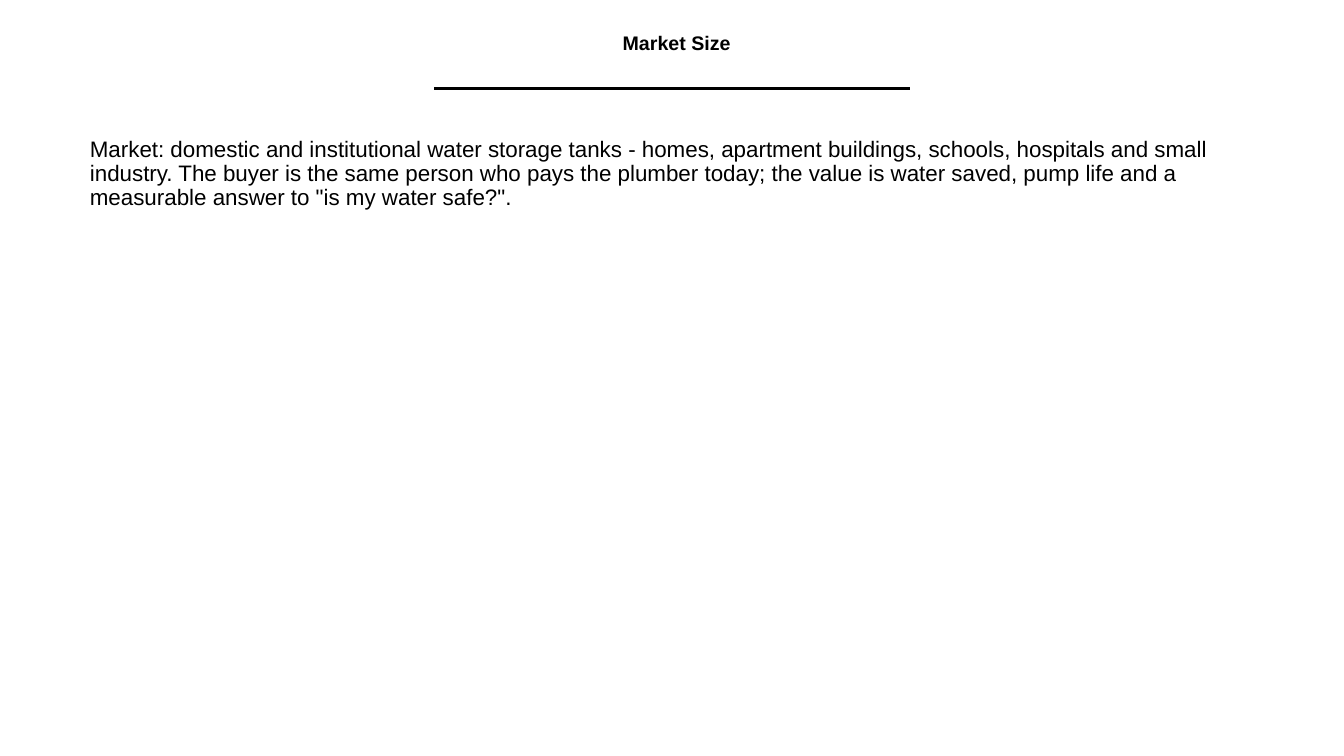
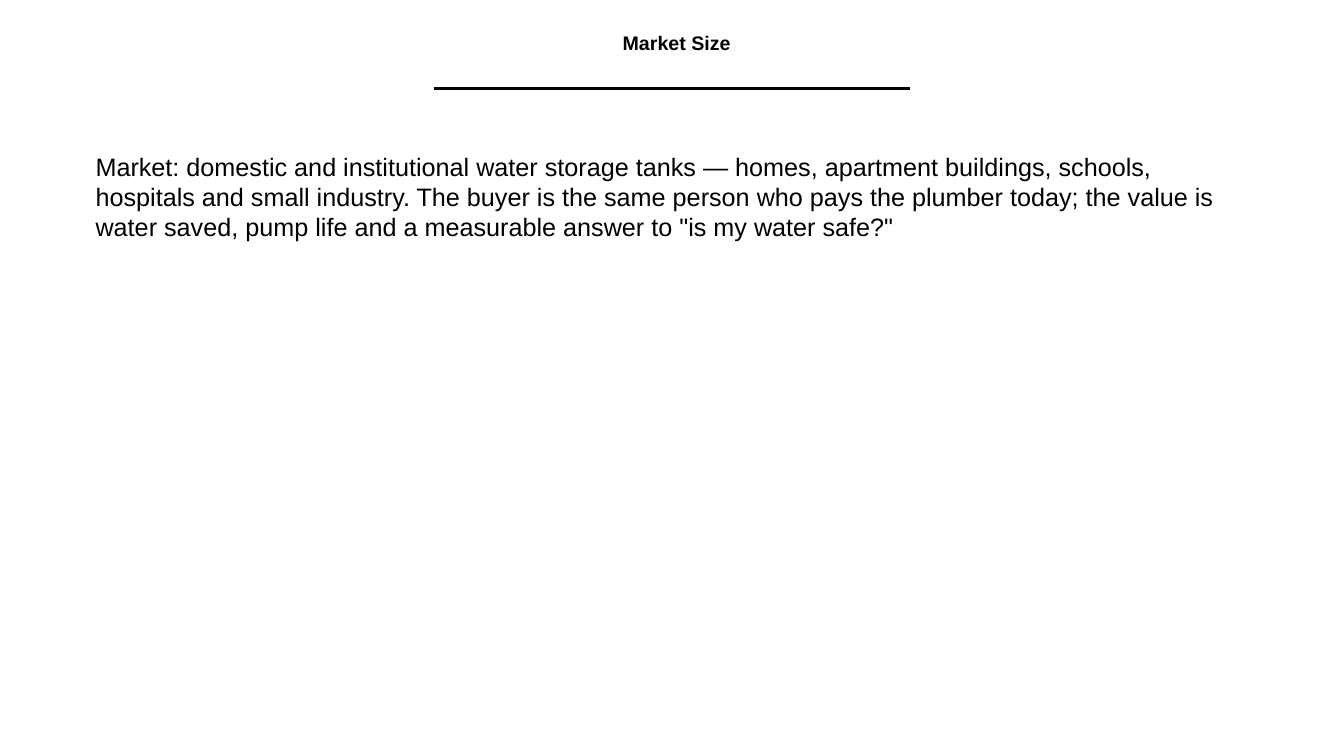
Before and after one commit to adithya-in/tankguard, a slide deck: slide 9 of docs/office/TankGuard_Presentation.pptx. Drawn at 1344x756 pixels with LibreOffice and Linux fonts; fonts in the diff are those of the drawing; background and template pictures are left out. Boxes give left, top, right and bottom in pixels: in the first picture for what was removed or moved away, otherwise in the second. Text is boxed around its words. In the diff, an @@ line names an element or a change of style, - is before the commit and + after.

```diff
--- a/docs/office/TankGuard_Presentation.pptx
+++ b/docs/office/TankGuard_Presentation.pptx
@@ text at (96,157,1213,242): text changed; size 16 to 18 pt @@
-Market: domestic and institutional water storage tanks - homes, apartment buildings, schools, hospitals and small industry. The buyer is the same person who pays the plumber today; the value is water saved, pump life and a measurable answer to "is my water safe?".
+Market: domestic and institutional water storage tanks — homes, apartment buildings, schools, hospitals and small industry. The buyer is the same person who pays the plumber today; the value is water saved, pump life and a measurable answer to "is my water safe?"
```
Also in this commit, not shown: 12 other slides changed, 3 other files.
